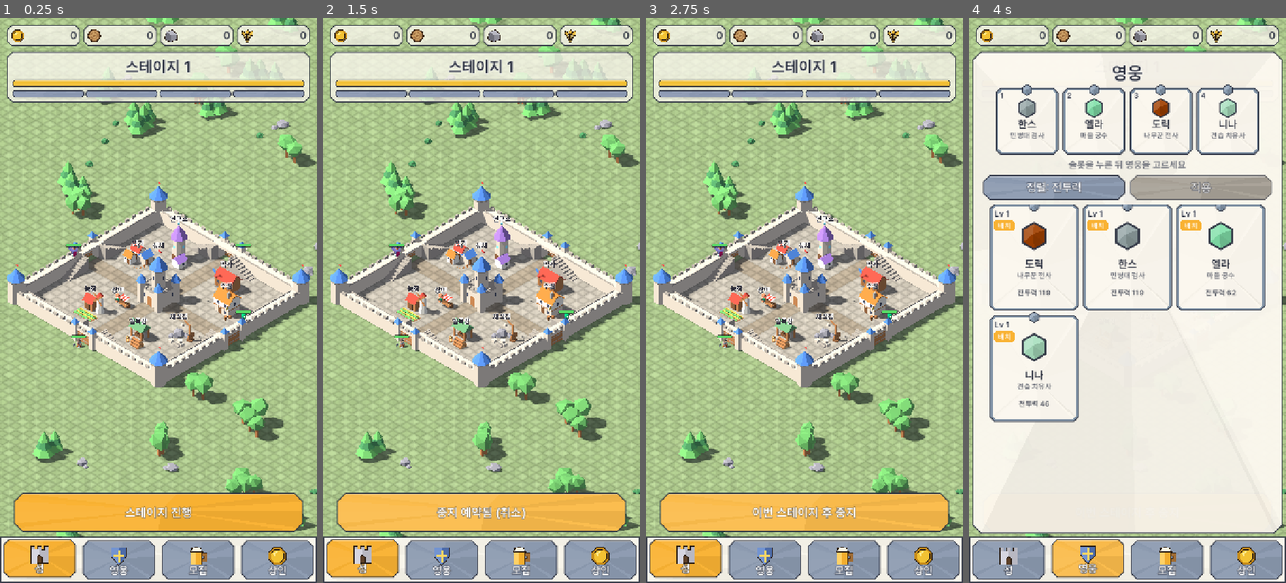
Above: before the commit, frames 1-4 (left to right).
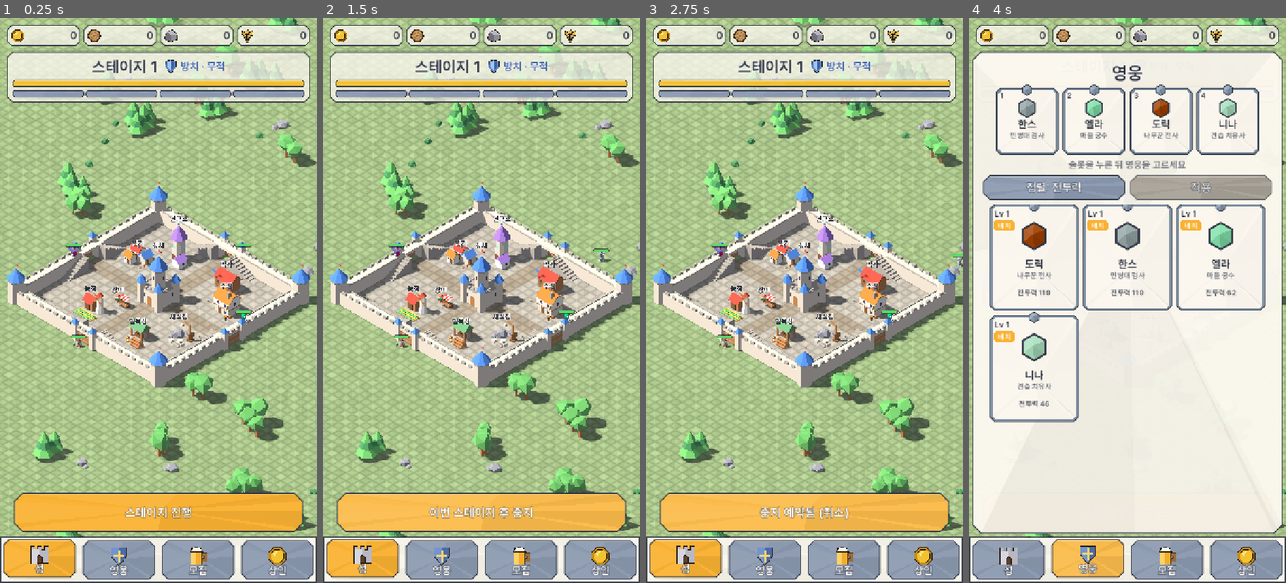
Above: after the commit, the same moments.

Repository: ILSEONG/CastleRPG
Game: Godot game, scene res://tests/ai_check.tscn
Same seed, same stepped clock (60 frames per second), same inputs: the game is played once before the commit and once after it. This scene is started directly instead of the project's main scene.
Inputs (mouse positions are in pixels of both pictures, inside the frame that each line leads up to):
- Up to frame 1 (0.25 s): no input
- Up to frame 2 (1.5 s): click "스테이지 진행" at 0.5 s; click "이번 스테이지 후 중지" (after the commit: "중지 예약됨 (취소)") at 1.25 s
- Up to frame 3 (2.75 s): click "중지 예약됨 (취소)" (after the commit: "이번 스테이지 후 중지") at 2 s
- Up to frame 4 (4 s): click (1007, 560) at 2.77 s; click (1089, 560) at 3.52 s

The runs differ from the first frame. In frame 1, 0.5% of the frame differs, in the area x 29-71%, y 7-10%; in frame 2, 1.1%, in the area x 29-91%, y 7-89%; in frame 3, 1.1%; in frame 4, less than 0.1%.

Commit message:
feat: idle mode invincibility (gates, castle, heroes) with HUD shield badge; AI check for idle vs stage damage
Co-Authored-By: Claude Sonnet 5.5 <noreply@anthropic.com>

Diff:
--- a/scripts/game_state.gd
+++ b/scripts/game_state.gd
@@ -80,7 +80,7 @@
 
 
 func damage_castle(amount: float) -> void:
-	if castle_hp <= 0.0:
+	if mode == Mode.IDLE or castle_hp <= 0.0:  # 방치 모드는 무적(개정 12)
 		return
 	castle_hp = maxf(0.0, castle_hp - amount)
 	castle_hp_changed.emit(castle_hp, castle_hp_max)
@@ -89,7 +89,7 @@
 
 
 func damage_gate(side: int, amount: float) -> void:
-	if gate_hp[side] <= 0.0:
+	if mode == Mode.IDLE or gate_hp[side] <= 0.0:  # 방치 모드는 무적(개정 12)
 		return
 	gate_hp[side] = maxf(0.0, gate_hp[side] - amount)
 	gate_hp_changed.emit(side, gate_hp[side], gate_hp_max)
--- a/scripts/hero.gd
+++ b/scripts/hero.gd
@@ -161,9 +161,9 @@
 	return global_position.y > Balance.WALL_H / 2.0
 
 
-## 받는 피해: dodge → dmg_reduce → thorns(source = 때린 몬스터에게 되돌림).
+## 받는 피해: dodge → dmg_reduce → thorns(source = 때린 몬스터에게 되돌림). 방치 모드는 무적(개정 12): 숫자·가시 없이 0.
 func take_damage(amount: float, source = null) -> void:
-	if state == State.DEAD:
+	if state == State.DEAD or GameState.mode == GameState.Mode.IDLE:
 		return
 	var r := Skills.incoming(_sk, amount, randf())
 	if r.x <= 0.0:
--- a/scripts/hud.gd
+++ b/scripts/hud.gd
@@ -12,7 +12,9 @@
 const BUTTON_BOTTOM := -(TAB_BAR_H + 12)
 const BAND_BOTTOM := BUTTON_BOTTOM - BUTTON_H - 12  # 끊김 띠는 큰 버튼 위에서 위로 자란다
 
+const IDLE_TEXT := "방치 · 무적"
 var _stage_label: Label
+var _idle_badge: Control  # 방치 무적 표시(방패 + 글자)
 var _castle_bar: ProgressBar
 var _gate_bars: Array = []
 var _center: Label
@@ -52,7 +54,30 @@
 	_stage_label.add_theme_color_override("font_color", INK)
 	_stage_label.add_theme_color_override("font_outline_color", Color(1, 1, 1, 0.9))  # 제목: 외곽선
 	_stage_label.add_theme_constant_override("outline_size", 6)
-	top.add_child(_stage_label)
+	var title_row := HBoxContainer.new()
+	title_row.alignment = BoxContainer.ALIGNMENT_CENTER
+	title_row.mouse_filter = Control.MOUSE_FILTER_IGNORE
+	title_row.add_theme_constant_override("separation", 14)
+	top.add_child(title_row)
+	title_row.add_child(_stage_label)
+	# 방치 무적 표시(개정 12): 방패 아이콘 + "방치 · 무적". 방치 모드에서만 보인다.
+	_idle_badge = HBoxContainer.new()
+	_idle_badge.mouse_filter = Control.MOUSE_FILTER_IGNORE
+	_idle_badge.add_theme_constant_override("separation", 6)
+	var shield = IconsScript.new()
+	shield.kind = "shield"
+	shield.custom_minimum_size = Vector2(32, 32)
+	shield.size_flags_vertical = Control.SIZE_SHRINK_CENTER
+	shield.mouse_filter = Control.MOUSE_FILTER_IGNORE
+	_idle_badge.add_child(shield)
+	var idle_text := Label.new()
+	idle_text.text = IDLE_TEXT
+	idle_text.add_theme_font_size_override("font_size", 24)
+	idle_text.add_theme_color_override("font_color", Color(0.24, 0.38, 0.64))
+	idle_text.add_theme_color_override("font_outline_color", Color(1, 1, 1, 0.9))
+	idle_text.add_theme_constant_override("outline_size", 5)
+	_idle_badge.add_child(idle_text)
+	title_row.add_child(_idle_badge)
 	_castle_bar = _bar(Color(0.95, 0.75, 0.2))
 	top.add_child(_castle_bar)
 	var gates := HBoxContainer.new()
@@ -136,6 +161,7 @@
 
 func _on_mode_changed(mode: int) -> void:
 	_stage_label.text = "스테이지 %d" % GameState.stage
+	_idle_badge.visible = mode == GameState.Mode.IDLE
 	if mode == GameState.Mode.IDLE or mode == GameState.Mode.STAGE:
 		_center.text = ""
 	_refresh_button()
--- a/scripts/icons.gd
+++ b/scripts/icons.gd
@@ -72,6 +72,18 @@
 				out.append([_ear(ear[0], ear[1], 0.34, 0.11).slice(0, 3), Color(0.98, 0.86, 0.45), false])
 			out.append([[Vector2(-0.1, 0.22), Vector2(0.1, 0.22), Vector2(0.11, 0.32), Vector2(-0.11, 0.32)], Color(0.70, 0.24, 0.20), true])
 			return out
+		"shield":  # 방치 무적 표시(개정 12). KINDS(자원 칩)에는 넣지 않는다
+			var top_l := Vector2(-0.36, -0.40)
+			var top_r := Vector2(0.36, -0.40)
+			var mid_l := Vector2(-0.38, 0.06)
+			var mid_r := Vector2(0.38, 0.06)
+			var tip := Vector2(0.0, 0.48)
+			var top_c := Vector2(0.0, -0.46)
+			return [
+				[[top_l, top_c, top_r, mid_r, tip, mid_l], Color(0.36, 0.52, 0.78), true],
+				[[Vector2(-0.26, -0.30), top_c + Vector2(0, 0.08), Vector2(0.0, 0.30), Vector2(-0.28, 0.02)], Color(0.62, 0.78, 0.96), false],
+				[[top_c + Vector2(0, 0.08), Vector2(0.26, -0.30), Vector2(0.28, 0.02), Vector2(0.0, 0.30)], Color(0.24, 0.38, 0.64), false],
+			]
 	return []
 
 
--- a/tests/ai_check.gd
+++ b/tests/ai_check.gd
@@ -37,6 +37,7 @@
 		if c.get_script() == SpawnerScript:
 			c.set_process(false)
 	_clear_monsters()
+	GameState.mode = GameState.Mode.STAGE  # 피해가 들어가는 모드로 시작(방치 모드는 무적 — 개정 12). 방치 사례만 IDLE로 바꾼다
 	_half = _main.castle.half
 	await _run()
 	if _errors.count > 0:
@@ -366,9 +367,12 @@
 	_check(idle.is_empty(), "(p) all 22 heroes fight (attack at least once in 3 s)", "never attacked: %s" % [idle])
 	await _skill_application(heroes)
 	await _placement_cases()
+	GameState.mode = GameState.Mode.STAGE
 	await _fx_cap()
 	await _damage_numbers()
+	GameState.mode = GameState.Mode.IDLE
 	await _levelup_case()
+	await _idle_invincible_case()
 
 
 ## hero.gd가 스킬을 실제로 적용하는 방식(스펙 §3.2). 시험 영웅·몬스터는 처리를 끄고(제자리) 공격 함수를 직접 부른다.
@@ -531,6 +535,7 @@
 	for h in [a, b, c]:
 		h.free()
 
+	GameState.mode = GameState.Mode.IDLE  # (y) 방치 모드 배치 변경
 	# 실제 경로: 한스가 자리를 비우고 나머지 셋이 북문 앞(3칸)을 채운 뒤, 방치 모드 배치 변경으로 슬롯 0을 다시 만든다
 	GameState.refill()
 	await _frames(1)
@@ -737,3 +742,45 @@
 	_check(is_equal_approx(_dmg(m), dorik.atk), "(L) the leveled hero hits for its leveled attack", "dmg=%.2f atk=%.2f" % [_dmg(m), dorik.atk])
 	_clear_monsters()
 	await _frames(1)
+
+
+## (I) 개정 12 방치 무적: 방치 모드에서는 몬스터가 성문 앞에서 오래 때려도 성문·성·영웅 HP가 그대로고 몬스터는 쌓인다(상한 이하).
+##     영웅의 처리를 꺼 몬스터가 죽지 않게 한다. 같은 상황이 스테이지 모드에서는 피해가 들어간다.
+func _idle_invincible_case() -> void:
+	_clear_monsters()
+	GameState.mode = GameState.Mode.IDLE
+	GameState.refill()
+	await _frames(2)
+	var hs := get_tree().get_nodes_in_group("heroes").filter(func(h): return h.is_alive())
+	for h in hs:
+		h.set_process(false)  # 때리지 않는 표적
+	var hp0 := hs.map(func(h): return h.hp)
+	for side in 4:
+		var gt: Vector3 = _main.castle.gate_target(side)
+		for i in 3:
+			_spawn("epic_boss", side, gt + Formation.SIDE_DIR[side] * (1.0 + i) + Formation.perp(side) * (i - 1) * 1.2)
+	await _seconds(5.0)
+	var mons := get_tree().get_nodes_in_group("monsters").filter(func(m): return m.is_alive())
+	var gates_full: bool = GameState.gate_hp.all(func(g): return g == GameState.gate_hp_max)
+	_check(gates_full and GameState.castle_hp == GameState.castle_hp_max and hs.map(func(h): return h.hp) == hp0,
+		"(I) idle mode: gates, castle and heroes take no damage while monsters hit for 5 s",
+		"gates=%s castle=%.0f heroes=%s" % [GameState.gate_hp, GameState.castle_hp, hs.map(func(h): return h.hp)])
+	_check(mons.size() == 12 and mons.size() <= int(GameData.config_num("max_live_monsters")), "(I) idle mode: the monsters pile up (alive, below the cap)", "alive=%d" % mons.size())
+	var h0 = hs[0]
+	h0.take_damage(50.0, mons[0])
+	GameState.damage_gate(0, 50.0)
+	GameState.damage_castle(50.0)
+	_check(h0.hp == hp0[0] and GameState.gate_hp[0] == GameState.gate_hp_max and GameState.castle_hp == GameState.castle_hp_max,
+		"(I) idle mode: direct hits on a hero, a gate and the castle do nothing", "hero=%.0f gate=%.0f castle=%.0f" % [h0.hp, GameState.gate_hp[0], GameState.castle_hp])
+	GameState.mode = GameState.Mode.STAGE
+	await _seconds(5.0)
+	var hurt: bool = GameState.gate_hp.any(func(g): return g < GameState.gate_hp_max) or GameState.castle_hp < GameState.castle_hp_max \
+		or hs.any(func(h): return h.hp < hp0[hs.find(h)])
+	_check(hurt, "(I) stage mode: the same monsters do damage", "gates=%s castle=%.0f heroes=%s" % [GameState.gate_hp, GameState.castle_hp, hs.map(func(h): return h.hp)])
+	_clear_monsters()
+	GameState.mode = GameState.Mode.IDLE
+	GameState.refill()
+	for h in hs:
+		if is_instance_valid(h):
+			h.set_process(true)
+	await _frames(2)
